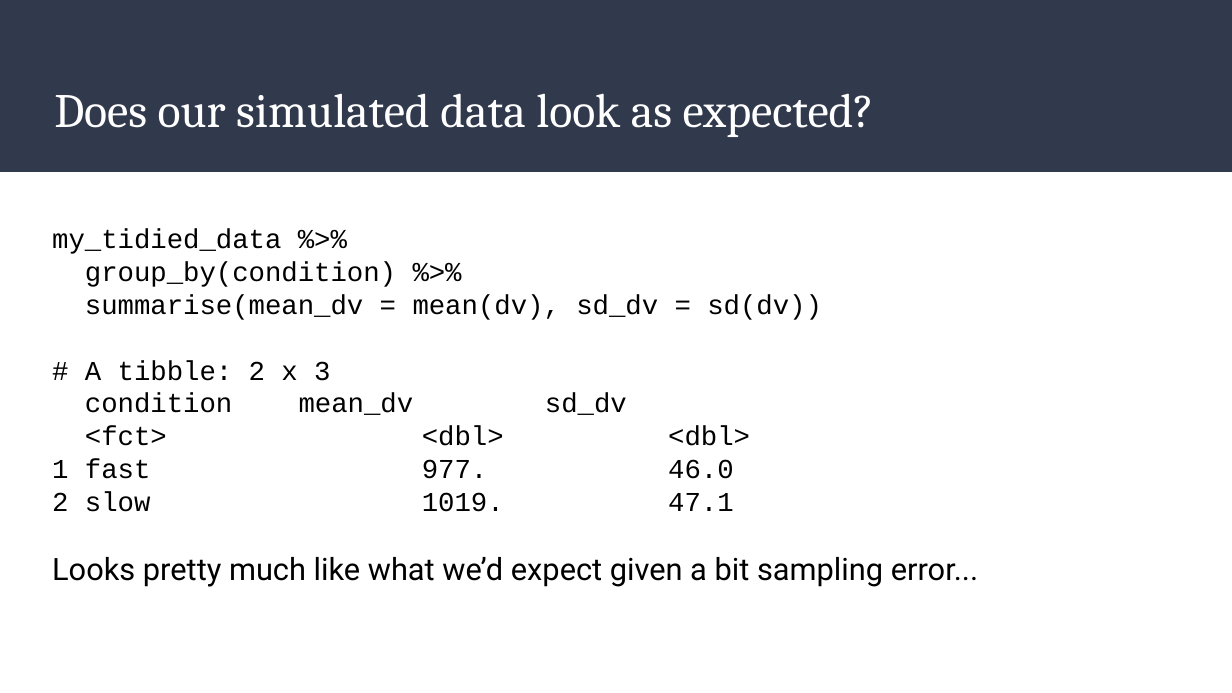
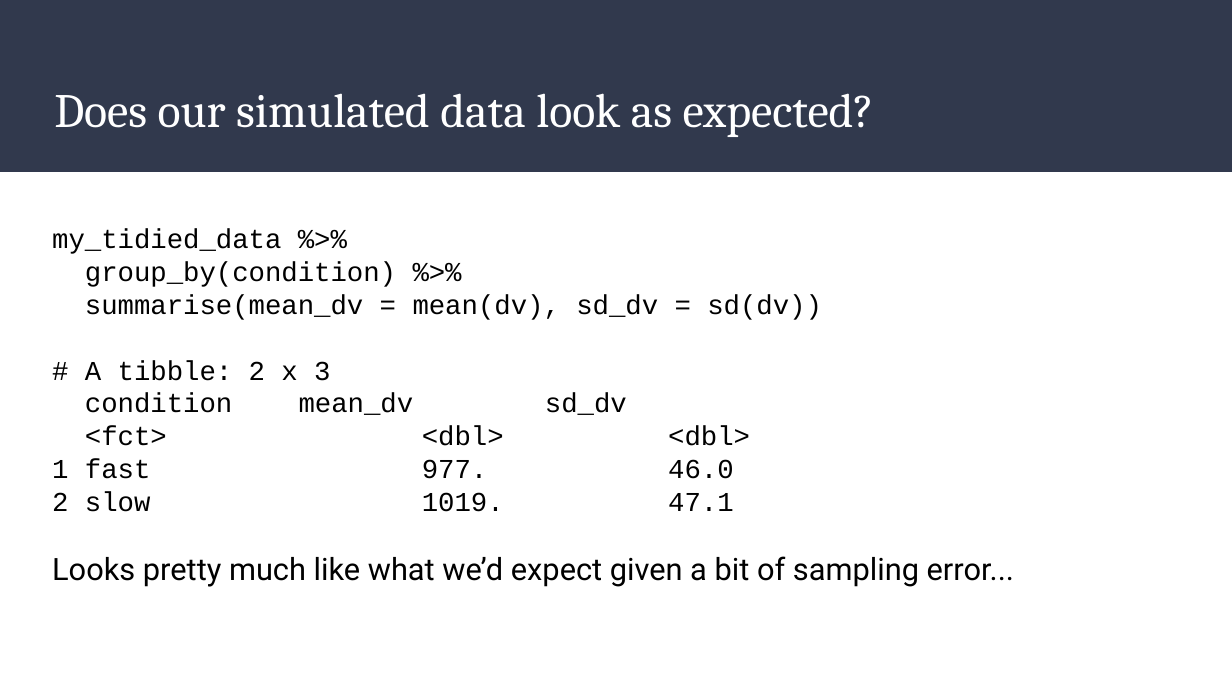
Before and after one commit to ajstewartlang/17_data_sim, a slide deck: slide 23 of slides/data_sim.odp (slide 22 before the commit). Drawn at 1232x693 pixels with LibreOffice and Linux fonts; fonts in the diff are those of the drawing. Boxes give left, top, right and bottom in pixels: in the first picture for what was removed or moved away, otherwise in the second. Text is boxed around its words. In the diff, an @@ line names an element or a change of style, - is before the commit and + after.

```diff
--- a/slides/data_sim.odp
+++ b/slides/data_sim.odp
@@ text at (x1=52, y1=556, x2=1014, y2=587): text changed @@
-Looks pretty much like what we’d expect given a bit sampling error...
+Looks pretty much like what we’d expect given a bit of sampling error...
```
Also in this commit, not shown: 4 other slides changed, 3 slides added, 2 other files.
